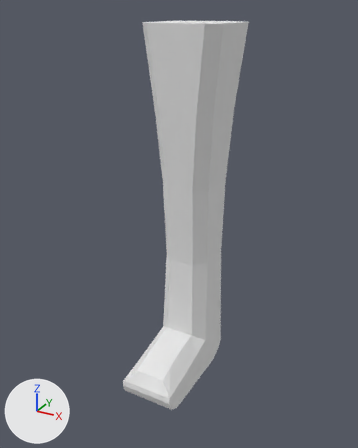
Renders of the Blender file props/catpaw.blend from each side of a commit.
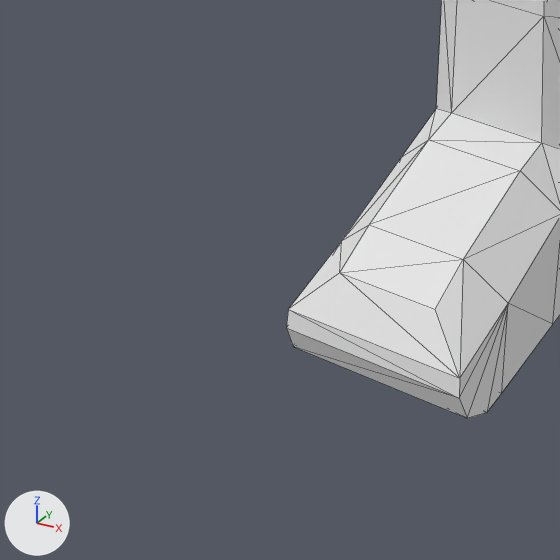
Old and new are each drawn whole from a camera (50 mm lens) standing at (6.21, -12.21, 0.37) and looking at (0.16, -1.21, -5.13) and again close up on the part from 13% to 55% of the width and 66% to 100% of the height. Arrows for +X, +Y and +Z are at lower left; the lights stay in place. The close-ups show mesh edges as thin lines.
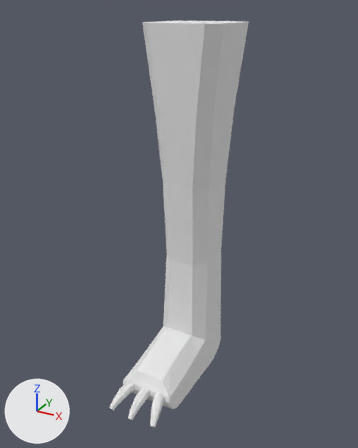
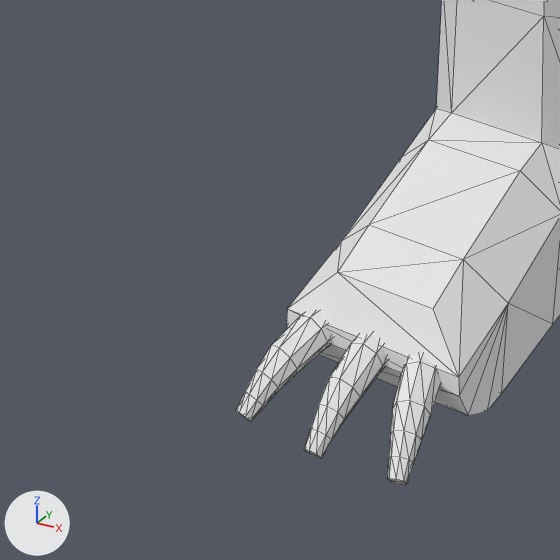
The change, as a diff of the scene's bpy script:
```diff
--- a/props/catpaw.blend.py
+++ b/props/catpaw.blend.py
@@ me_plane @@
 # used by ob_plane; location = (0.0, 0.0, 0.0)
 # verts and faces of me_plane; kept vertices keep their numbers, new ones are numbered from 108
 # before: 42 (-0.43, -2.65, -9.37) at pixel (339, 272), 43 (-0.78, -2.88, -9.7) at pixel (288, 309), 44 (0.78, -2.88, -9.7) at pixel (459, 378), 45 (0.43, -2.65, -9.37) at pixel (435, 309), 91 (-0.79, -2.91, -9.87) at pixel (286, 327)
 # before: 92 (0.79, -2.91, -9.87) at pixel (459, 398), 102 (-0.8, -2.81, -10.15) at pixel (293, 346), 103 (0.8, -2.81, -10.15) at pixel (467, 418)
-me_plane.from_pydata(...)  # 108 vertices, 99 faces; spans x -1.12..1.12, y -2.91..1.12, z -10.32..0.0
+me_plane.from_pydata(...)  # 252 vertices, 225 faces; spans x -1.12..1.12, y -3.75..1.12, z -10.32..0.0
+# me_plane part 1: a new loose piece of 48 vertices spanning x 0.23..0.76, y -3.67..-2.59, z -10.17..-9.63, in mat_material (white #e7e7e7)
+# me_plane part 2: a new loose piece of 48 vertices spanning x -0.17..0.15, y -3.75..-2.66, z -10.17..-9.63, in mat_material (white #e7e7e7)
+# me_plane part 3: a new loose piece of 48 vertices spanning x -0.76..-0.3, y -3.69..-2.6, z -10.17..-9.63, in mat_material (white #e7e7e7)
+# me_plane part 4
+verts[42] = (-0.43, -2.67, -9.35)  # moved, pixel (337, 272)
+verts[45] = (0.43, -2.67, -9.35)  # moved, pixel (433, 308)
+verts[43] = (-0.78, -2.89, -9.69)  # moved, pixel (287, 308)
+verts[44] = (0.78, -2.89, -9.69)  # moved, pixel (458, 377)
+verts[91] = (-0.79, -2.9, -9.86)  # moved, pixel (286, 326)
+verts[92] = (0.79, -2.9, -9.86)  # moved, pixel (459, 396)
+verts[102] = (-0.8, -2.8, -10.13)  # moved
+verts[103] = (0.8, -2.8, -10.13)  # moved, pixel (468, 415)
 me_plane.materials.append(mat_material)
```

Boxes [x1, y1, x2, y2] around the edits, measured in the close-ups (560 x 560 px; the box of a moved part takes in the faces that stretch with it):
'Plane', reshaped: before [286, 0, 560, 418]; after [236, 0, 560, 484]
part 1 of me_plane, added: after [388, 354, 441, 484]
part 2 of me_plane, added: after [304, 333, 387, 458]
part 3 of me_plane, added: after [236, 312, 332, 422]
part 4 of me_plane, moved or reshaped: before [286, 225, 508, 418]; after [286, 225, 508, 416]
